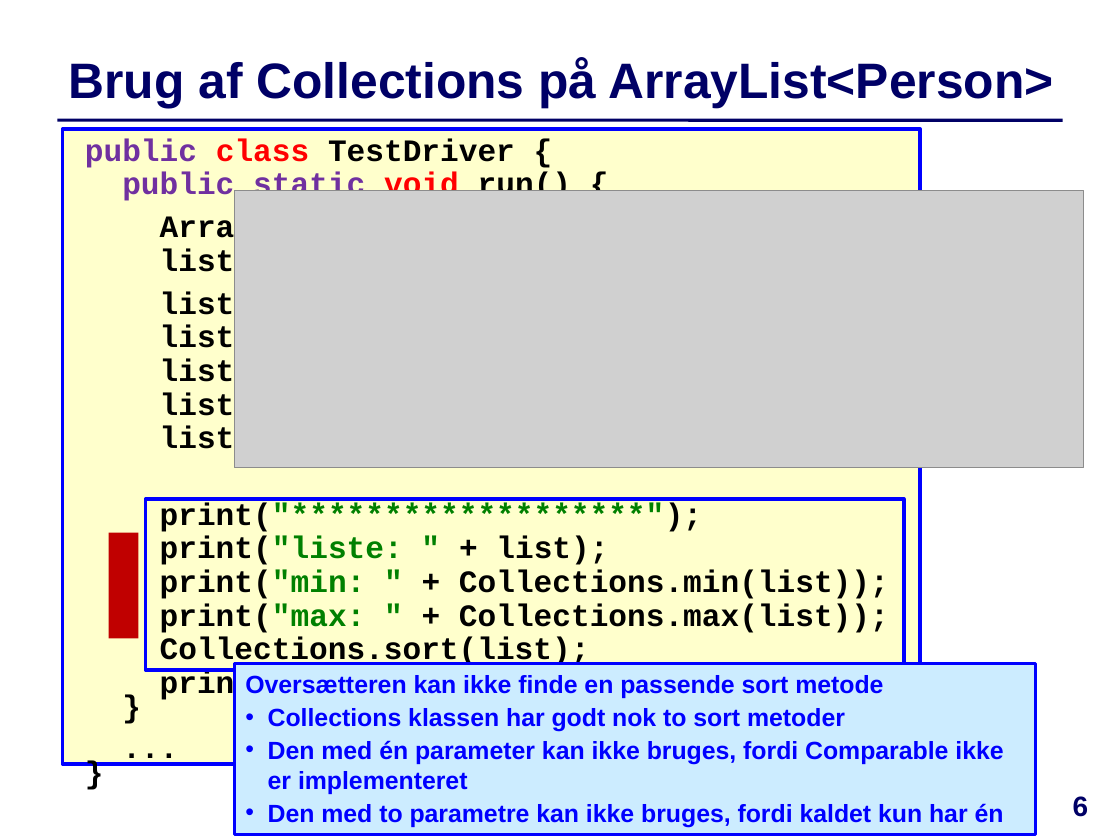
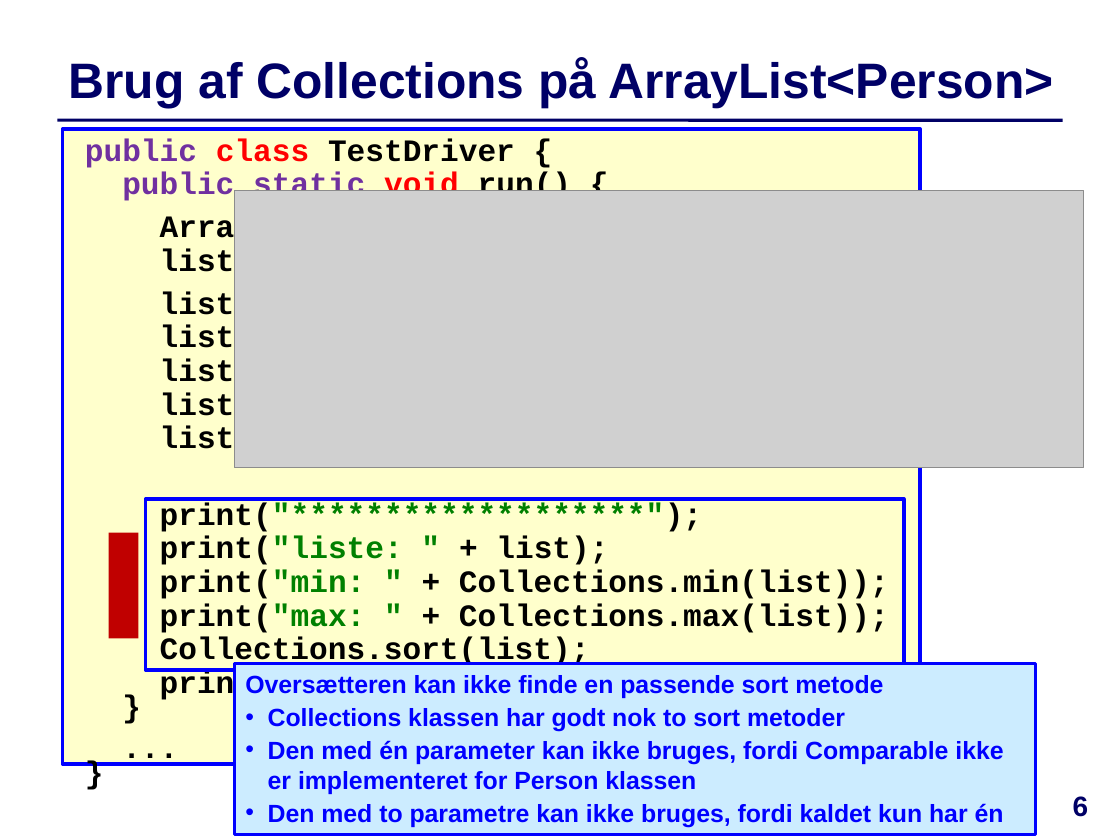
Before and after one commit to IntProgAU/Materiale, a slide deck: slide 6 of web/e24/uge_5a/Slides-Uge5-Mandag.pptx. Drawn at 1120x840 pixels with LibreOffice and Linux fonts; fonts in the diff are those of the drawing; grey boxes stand for pictures. Boxes give left, top, right and bottom in pixels: in the first picture for what was removed or moved away, otherwise in the second. Text is boxed around its words. In the diff, an @@ line names an element or a change of style, - is before the commit and + after.

```diff
--- a/web/e24/uge_5a/Slides-Uge5-Mandag.pptx
+++ b/web/e24/uge_5a/Slides-Uge5-Mandag.pptx
@@ text in rectangle at (x1=268, y1=740, x2=1003, y2=794): text changed @@
-• Den med én parameter kan ikke bruges, fordi Comparable ikke er implementeret
+• Den med én parameter kan ikke bruges, fordi Comparable ikke er implementeret for Person klassen
```
Also in this commit, not shown: 4 other slides changed, 1 other file.
